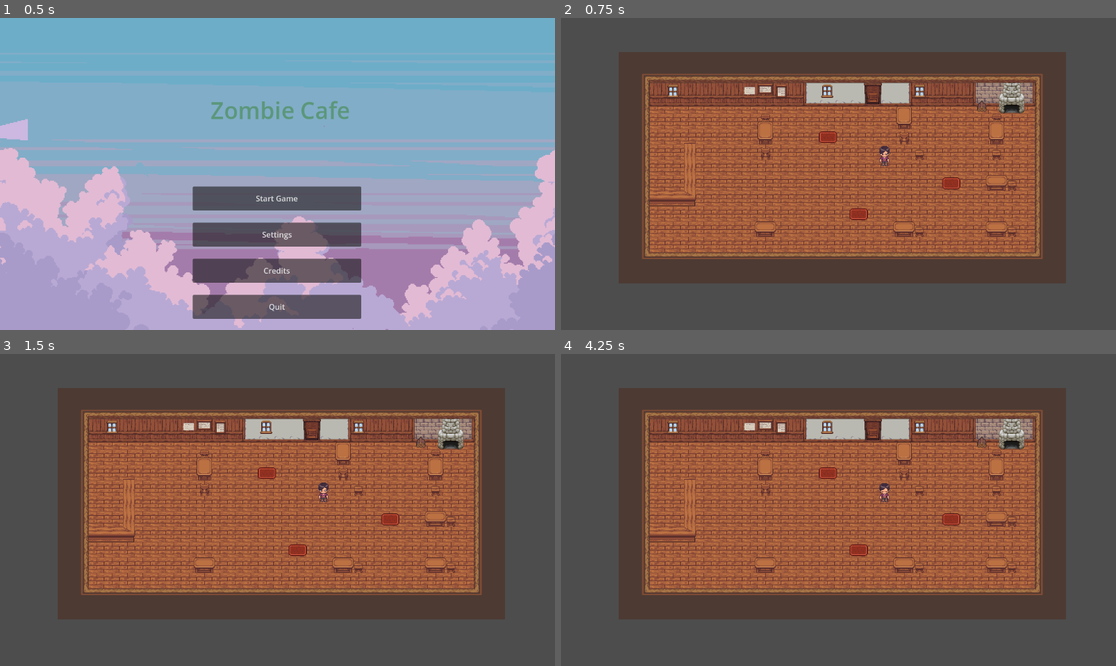
Above: before the commit, frames 1-4 (two rows, left to right).
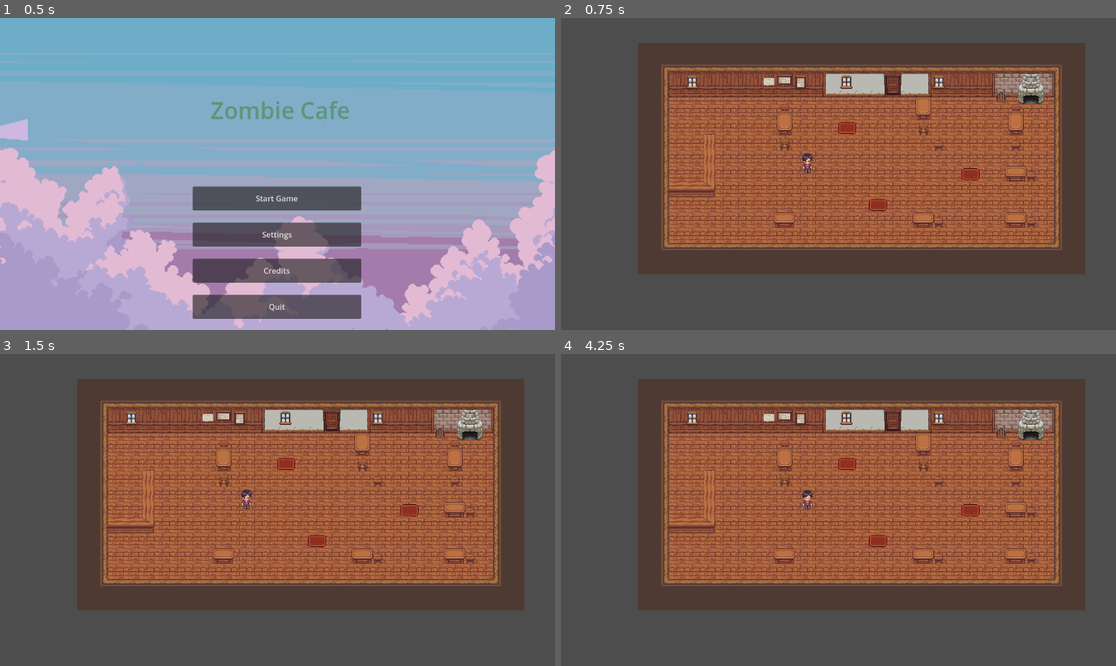
Above: after the commit, the same moments.

Repository: ratgaw/ZombieCafe
Game: Godot game, scene res://Scenes/main_menu.tscn
Two runs of this game, one before a commit and one after it. Both use one fixed random seed, a clock stepped at 60 frames per second and the inputs below.
Inputs:
- Up to frame 1 (0.5 s): no input
- Up to frame 2 (0.75 s): click "Start Game" at 0.5 s
- Up to frame 3 (1.5 s): tap Enter at 1.25 s
- Up to frame 4 (4.25 s): tap Space at 2, 3.5 s; tap Enter at 2.75 s

Frame 1 is identical in both runs. In frame 2, 37% of the frame differs, in the area x 10-95%, y 8-85%; in frame 3, 37%; in frame 4, 37%.
Error after the commit: Invalid access to property or key '(-336.0, -176.0)' on a base object of type 'Array'. (res://Scripts/NPC_Pathfinding.gd:61)

Commit message:
Grid Overlay Troubleshooting
Worked on grid overlay to assist in troubleshooting NPC pathing and preparing for build screen.

Diff:
--- a/Main_Menu/Scenes/cafe_game.tscn
+++ b/Main_Menu/Scenes/cafe_game.tscn
@@ -51,6 +51,16 @@
 tile_set = ExtResource("1_aygtp")
 rendering_quadrant_size = 32
 
+[node name="Customer Area" type="Area2D" parent="."]
+
+[node name="Peasant1" parent="Customer Area" instance=ExtResource("5_0ja1t")]
+position = Vector2(-65, -67)
+speed = 50.0
+
+[node name="TopDownCamera" type="Camera2D" parent="Customer Area/Peasant1"]
+position = Vector2(65, 19)
+editor_draw_limits = true
+
 [node name="Game Options Menu" type="PopupMenu" parent="."]
 oversampling_override = 1.0
 initial_position = 1
@@ -71,14 +81,4 @@
 autoplay = true
 parameters/looping = true
 
-[node name="TopDownCamera" type="Camera2D" parent="."]
-position = Vector2(40, -67)
-editor_draw_limits = true
-
-[node name="Customer Area" type="Area2D" parent="."]
-
-[node name="Peasant1" parent="Customer Area" instance=ExtResource("5_0ja1t")]
-position = Vector2(135, -101)
-speed = 50.0
-
 [connection signal="index_pressed" from="Game Options Menu" to="Game Options Menu" method="_on_index_pressed"]
--- a/Main_Menu/Scripts/Globals.gd
+++ b/Main_Menu/Scripts/Globals.gd
@@ -1,4 +1,4 @@
-extends Node
+extends Node2D
 
 #Volume control variables
 var master_bus = AudioServer.get_bus_index("Master")
--- a/Main_Menu/Scripts/NPC_Pathfinding.gd
+++ b/Main_Menu/Scripts/NPC_Pathfinding.gd
@@ -1,6 +1,10 @@
 extends Node2D
 
 @onready var astar: AStarGrid2D
+@onready var width: int
+@onready var height: int
+@onready var used_cells: Array
+@onready var glo_pos: Array
 var npc_route: Array
 
 #Creates an empty pathfinding grid with the desired settings to be used and changed by NPC pathfinding functions
@@ -12,24 +16,24 @@
 	astar.diagonal_mode = 1
 	astar.jumping_enabled = true
 	astar.update()
+	z_index = 10
 
 #Finds size of map
 func find_map_bounds(tilemap: TileMapLayer) -> Rect2i:
-	var used_cells := tilemap.get_used_cells()
+	used_cells = tilemap.get_used_cells()
+	for cell in used_cells:
+		glo_pos.append(to_global(tilemap.map_to_local(cell)))
 	var min_x := INF
 	var min_y := INF
 	var min_cx := INF
 	var min_cy := INF
 	var max_cx := -INF
 	var max_cy := -INF
-	var width : int
-	var height : int
+	_draw()
 
 	for cell in used_cells:
-		var glo_pos = to_global(tilemap.map_to_local(cell))
-		print(glo_pos)
-		min_x = min(min_x, glo_pos.x)
-		min_y = min(min_y, glo_pos.y)
+		min_x = min(min_x, glo_pos[cell].x)
+		min_y = min(min_y, glo_pos[cell].y)
 		min_cx = min(min_cx, cell.x)
 		min_cy = min(min_cy, cell.y)
 		max_cx = max(max_cx, cell.x)
@@ -48,9 +52,15 @@
 		height = (abs(min_cy) + max_cy)
 	else:
 		height = (min_cy + max_cy)
-
+	# reset to min_x and min_y vv
 	Globals.map_bounds = Rect2i(min_x, min_y, width, height)
 	return Globals.map_bounds
+
+func _draw():
+	for cell in glo_pos:
+		var cpos = Vector2i(glo_pos[cell])
+		var rect = Rect2i(cpos.x, cpos.y, 32, 32)
+		draw_rect(rect, Color(0.1, 0.6, 0.8), false, 0.2)
 
 #Scans all TileMapLayers of a scene to fully assemble the list of obstacles on the map
 func find_map_obs(floor: TileMapLayer, floor_prop: TileMapLayer, wall: TileMapLayer, wall_prop: TileMapLayer, ceiling: TileMapLayer) -> Array:
--- a/Main_Menu/Scripts/peasant_1.gd
+++ b/Main_Menu/Scripts/peasant_1.gd
@@ -18,21 +18,20 @@
 		NpcPathfinding.astar.region = Globals.map_bounds
 		NpcPathfinding.find_map_obs($"../../Floor Layer", $"../../Floor Prop Layer", $"../../Wall Layer", $"../../Wall Ornament Layer", $"../../Ceiling Layer")
 		NpcPathfinding.astar.update()
-		print(Globals.obstacles_pos)
 		setpath()
 	else:
 		setpath()
 
 func _process(delta):
-	if pathfinding.size() == 0:
-		return
-	elif NpcPathfinding.astar.is_point_solid(pathfinding.front()):
-		setpath()
-	else:
-		print(pathfinding)
-		var fmovement = pathfinding[0] * speed * delta
-		pathfinding.remove_at(0)
-		translate(fmovement)
+	return
+	#if pathfinding.size() == 0:
+		#return
+	#elif NpcPathfinding.astar.is_point_solid(pathfinding.front()):
+		#setpath()
+	#else:
+		#var fmovement = pathfinding[0] * speed * delta
+		#pathfinding.remove_at(0)
+		#translate(fmovement)
 
 func setpath():
 	pathfinding = NpcPathfinding.astar.get_point_path(Globals.start_pos, Globals.order_pos, true)
